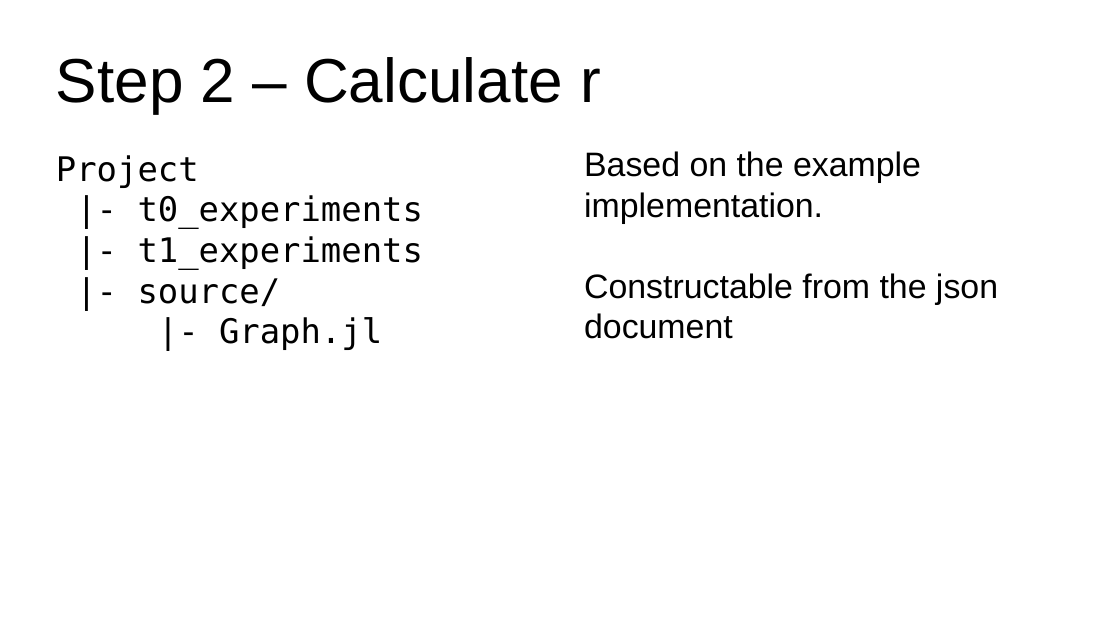
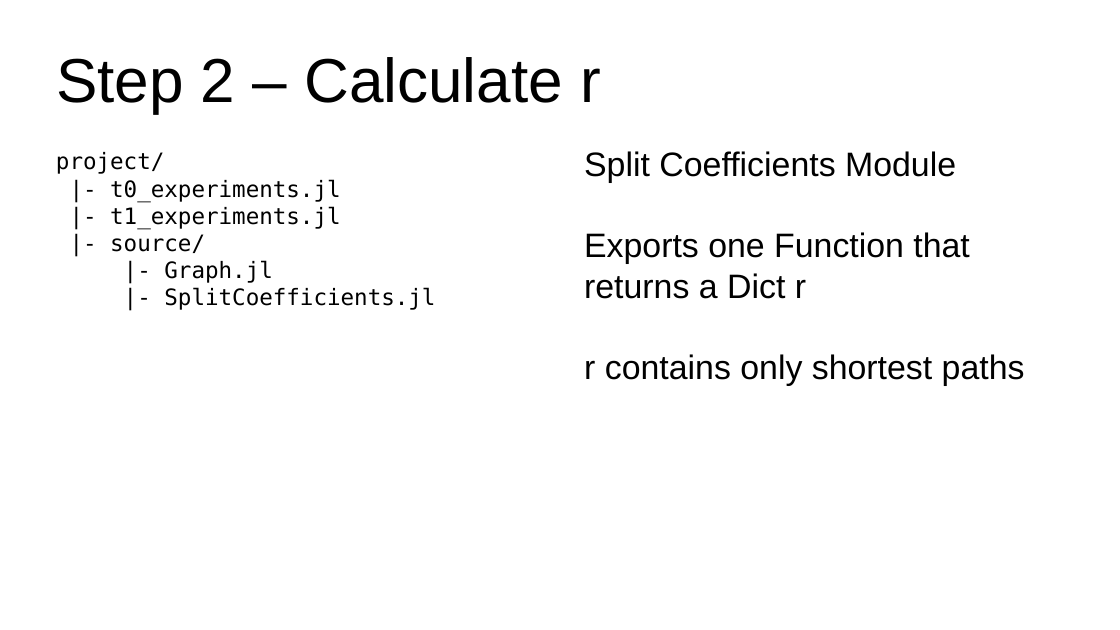
Before and after one commit to BytebenderCoco/kapt_orange_challenge, a slide deck: slide 3 of presentation/sketch.odp. Drawn at 1120x630 pixels with LibreOffice and Linux fonts; fonts in the diff are those of the drawing. Boxes give left, top, right and bottom in pixels: in the first picture for what was removed or moved away, otherwise in the second. Text is boxed around its words. In the diff, an @@ line names an element or a change of style, - is before the commit and + after.

```diff
--- a/presentation/sketch.odp
+++ b/presentation/sketch.odp
@@ text at [56,152,340,229]: text changed; size 24 to 16 pt @@
-Project
-|- t0_experiments
-|- t1_experiments
+project/
+|- t0_experiments.jl
+|- t1_experiments.jl
@@ text at [584,151,1025,386]: text changed @@
-Based on the example implementation.
-Constructable from the json document
+Split Coefficients Module
+Exports one Function that returns a Dict r
+r contains only shortest paths
@@ text at [110,234,272,283]: size 24 to 16 pt in "|- source/", "|- Graph.jl" @@
@@ text at [164,287,435,310]: paragraph added @@
+|- SplitCoefficients.jl
```
Also in this commit, not shown: 8 other slides changed, 4 slides removed, 1 other file.
